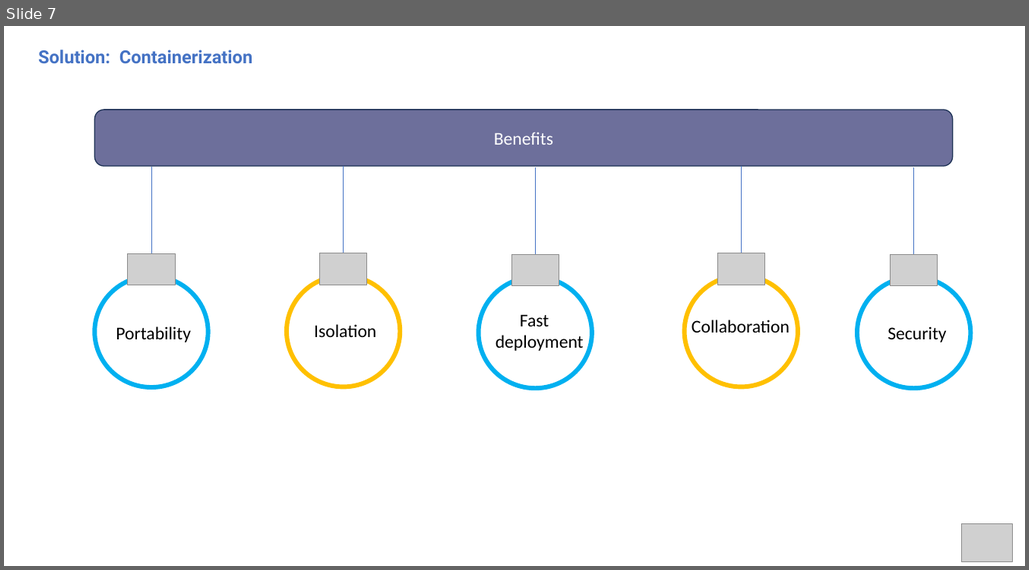
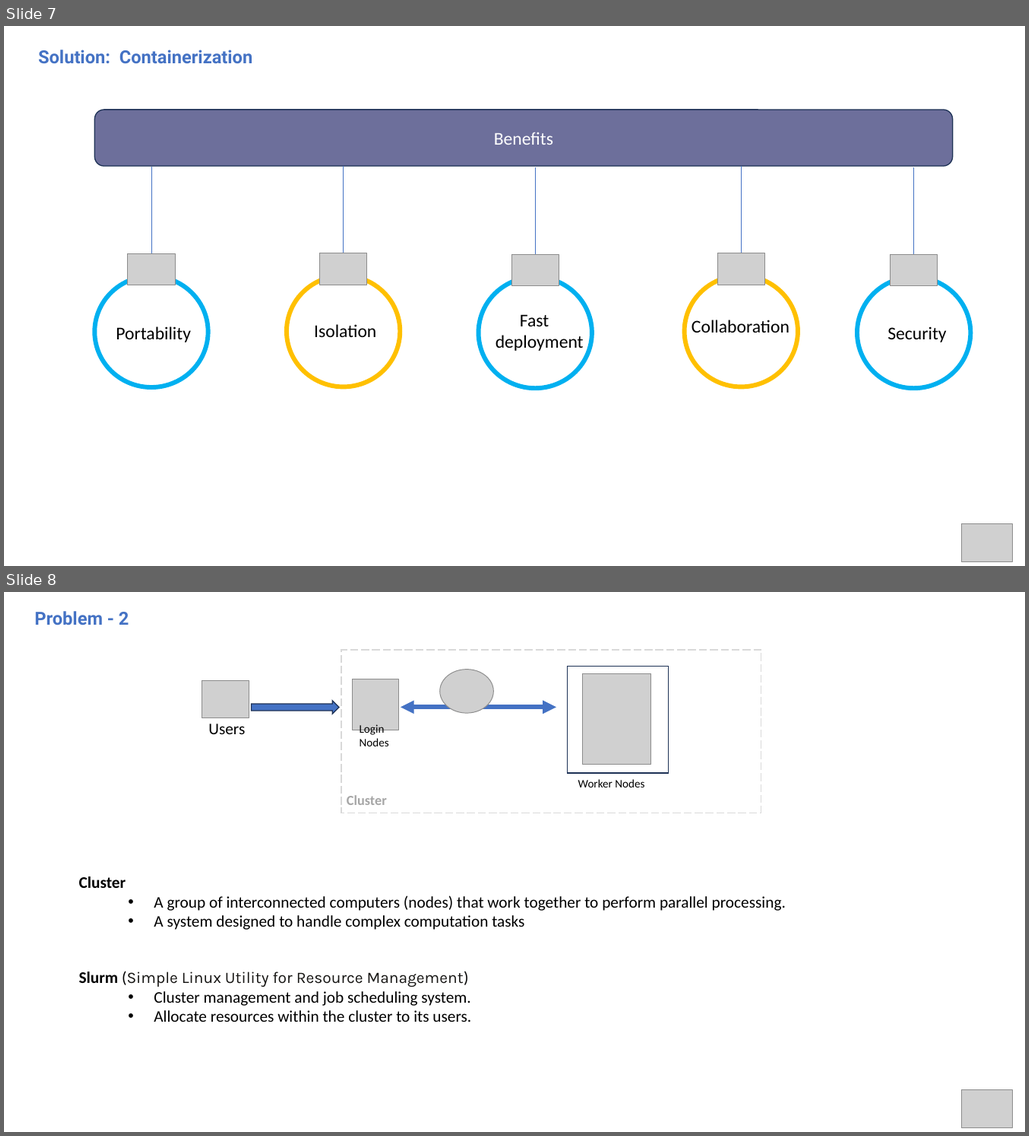
Before and after one commit to hmhwe/IMAGEN_Backend, a slide deck: docs/StakeholderM_CV.pptx. Shown one above the other, each under a label of ours: slide 7 before the commit, slides 7 and 8 after it. The pictures are 1029x570 and 1029x1136 pixels, drawn with LibreOffice and Linux fonts; fonts in the diff are those of the drawing; grey boxes stand for pictures. Boxes give left, top, right and bottom in pixels: in the first picture for what was removed or moved away, otherwise in the second. Text is boxed around its words. In the diff, an @@ line names an element or a change of style, - is before the commit and + after.

```diff
--- a/docs/StakeholderM_CV.pptx
+++ b/docs/StakeholderM_CV.pptx
@@ slide 8 added at (x1=4, y1=592, x2=1025, y2=1132), background #FFFFFF @@
@@ text added at (x1=34, y1=611, x2=129, y2=625), 18 pt, text #4472C4, bold @@
+Problem - 2
@@ rectangle added at (x1=341, y1=650, x2=762, y2=812), fill #FFFFFF, outline #D9D9D9 1 pt dashed @@
@@ picture added at (x1=202, y1=680, x2=249, y2=717) @@
@@ picture added at (x1=352, y1=679, x2=399, y2=730) @@
@@ picture added at (x1=440, y1=669, x2=494, y2=713) @@
@@ rectangle added at (x1=567, y1=666, x2=668, y2=773), fill #FFFFFF, outline #1E3256 1 pt @@
@@ picture added at (x1=583, y1=673, x2=652, y2=764) @@
@@ right arrow added at (x1=252, y1=701, x2=339, y2=714), fill #4472C4, outline #1E3256 1 pt @@
@@ text added at (x1=208, y1=723, x2=245, y2=734), 16.1 pt, text #000000 @@
+Users
@@ text added at (x1=360, y1=724, x2=389, y2=746), 11.5 pt, text #000000 @@
+Login Nodes
@@ double arrow added from (557, 707) to (401, 707), #4472C4 4.5 pt @@
@@ text added at (x1=347, y1=795, x2=387, y2=805), 13.8 pt, text #A6A6A6, bold @@
+Cluster
@@ text added at (x1=579, y1=779, x2=645, y2=787), 11.5 pt, text #000000 @@
+Worker Nodes
@@ text added at (x1=79, y1=876, x2=786, y2=929), 16.1 pt, text #000000 @@
+Cluster
+  • A group of interconnected computers (nodes) that work together to perform parallel processing.
+  • A system designed to handle complex computation tasks
@@ text added at (x1=79, y1=971, x2=471, y2=1021), 16.1 pt, text #000000 @@
+Slurm (Simple Linux Utility for Resource Management)
+  • Cluster management and job scheduling system.
+  • Allocate resources within the cluster to its users.
@@ picture added at (x1=962, y1=1089, x2=1013, y2=1127) @@
```
Also in this commit, not shown: 3 slides changed, 1 other slide added.
